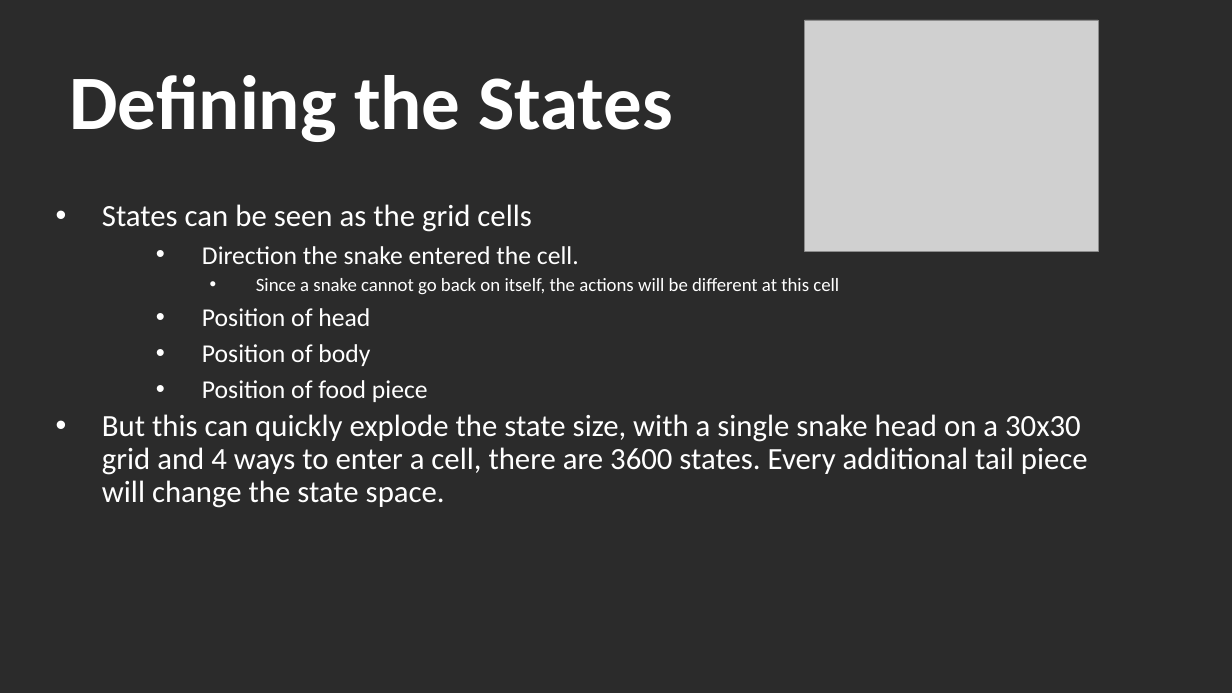
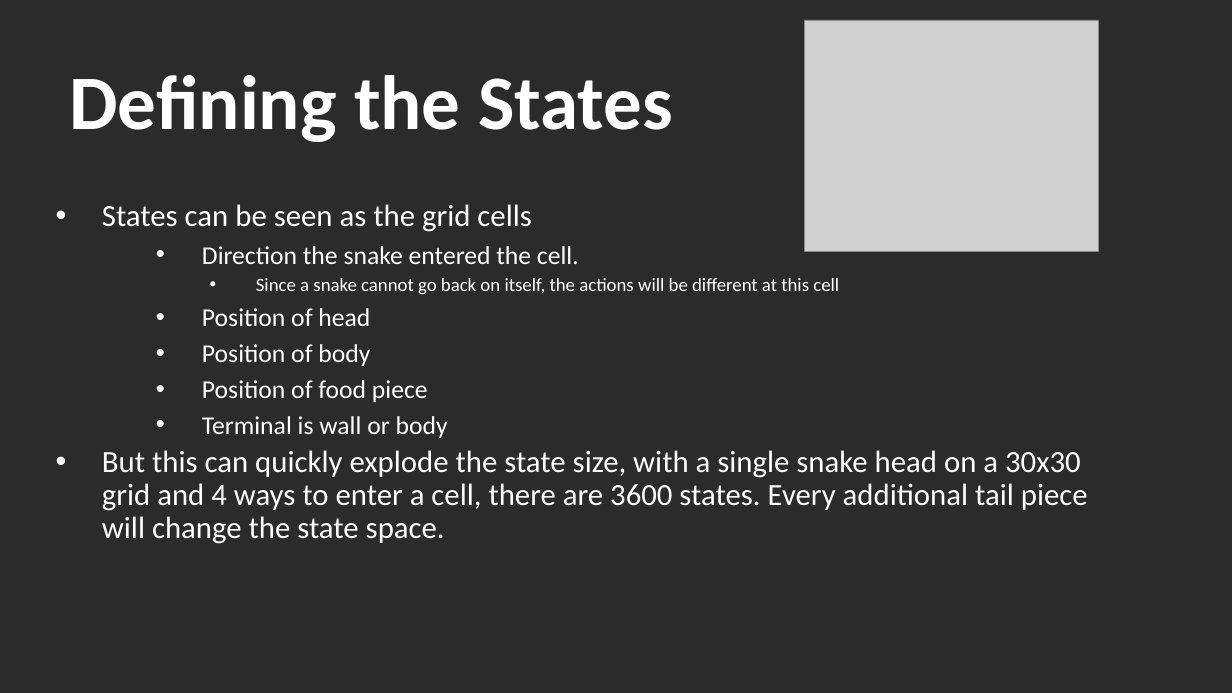
Before and after one commit to tlagore/ece559b_project, a slide deck: slide 3 of presentation/ece559b_presentation.pptx. Drawn at 1232x693 pixels with LibreOffice and Linux fonts; fonts in the diff are those of the drawing; grey boxes stand for pictures; background and template pictures are left out; a plain dark background stands for a picture behind light text. Boxes give left, top, right and bottom in pixels: in the first picture for what was removed or moved away, otherwise in the second. Text is boxed around its words. In the diff, an @@ line names an element or a change of style, - is before the commit and + after.

```diff
--- a/presentation/ece559b_presentation.pptx
+++ b/presentation/ece559b_presentation.pptx
@@ text at (202, 416, 448, 438): paragraph added @@
+  • Terminal is wall or body
```
Also in this commit, not shown: 3 other slides changed, 2 slides added, 2 other files.
